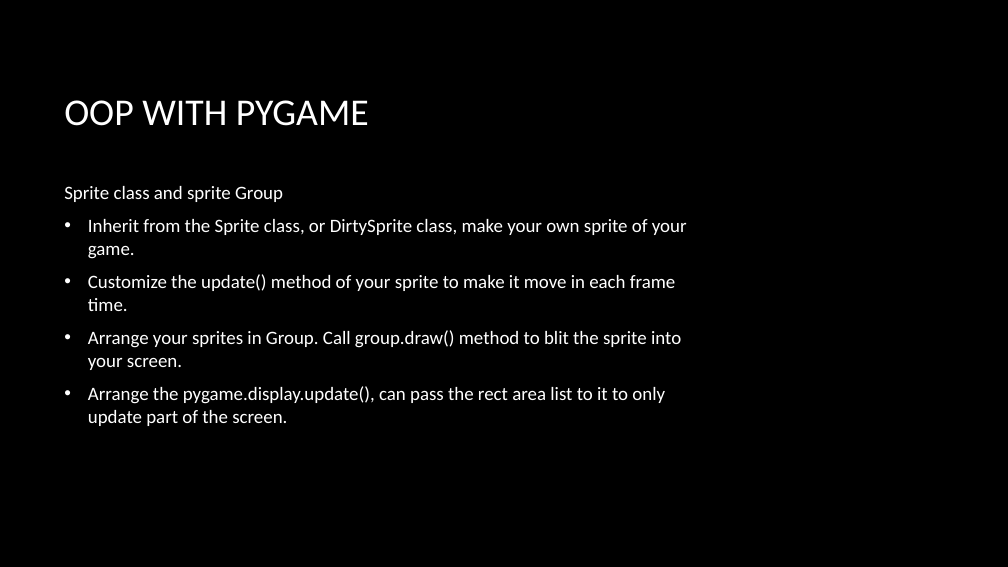
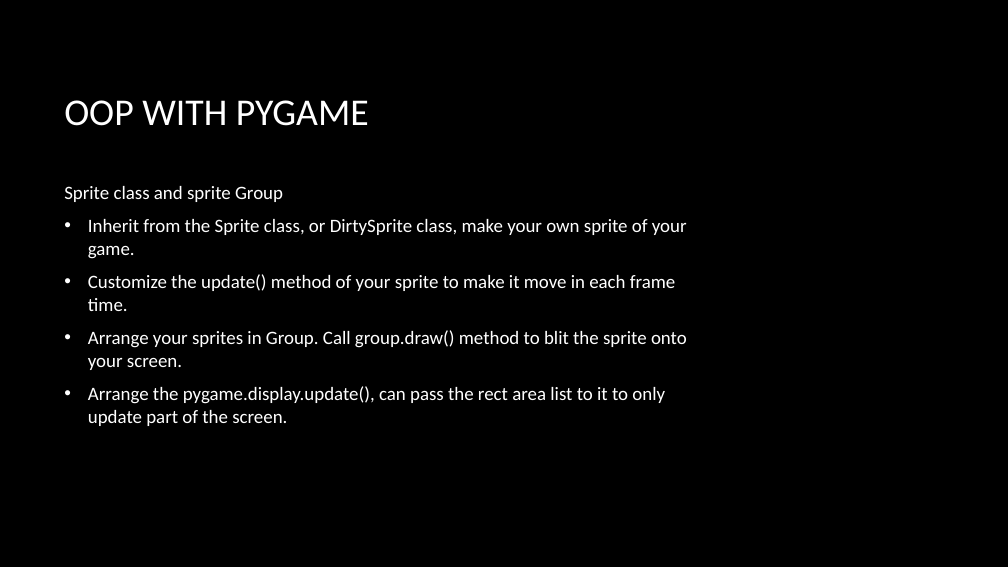
Before and after one commit to bon-netizen/Python-Class-Beginner, a slide deck: slide 18 of Py B - unit 6.pptx (slide 17 before the commit). Drawn at 1008x567 pixels with LibreOffice and Linux fonts; fonts in the diff are those of the drawing; background and template pictures are left out. Boxes give left, top, right and bottom in pixels: in the first picture for what was removed or moved away, otherwise in the second. Text is boxed around its words. In the diff, an @@ line names an element or a change of style, - is before the commit and + after.

Commit message:
add license. update generator, pygame collision, more practice

```diff
--- a/Py B - unit 6.pptx
+++ b/Py B - unit 6.pptx
@@ text at (x1=88, y1=330, x2=687, y2=370): text changed @@
-• Arrange your sprites in Group. Call group.draw() method to blit the sprite into your screen.
+• Arrange your sprites in Group. Call group.draw() method to blit the sprite onto your screen.
```
Also in this commit, not shown: 4 other slides changed, 3 slides added, 1 slide removed, 11 other files.
